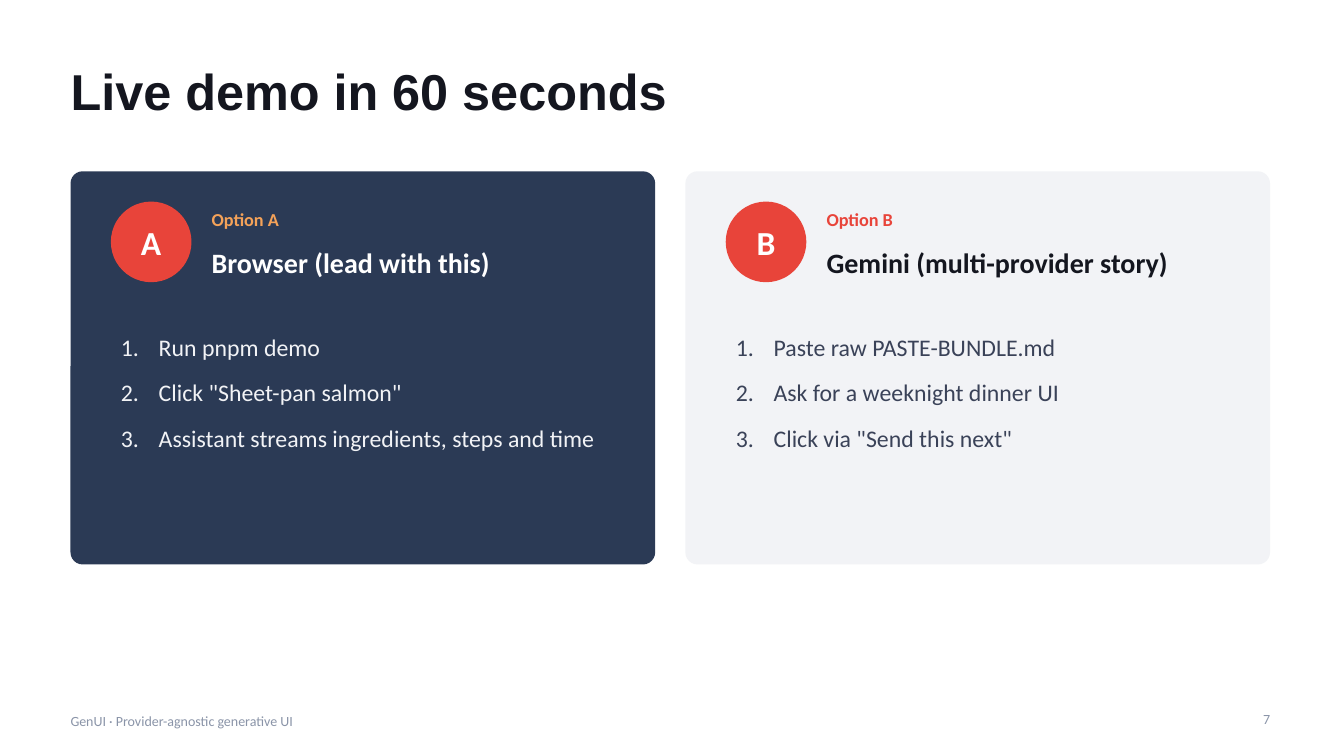
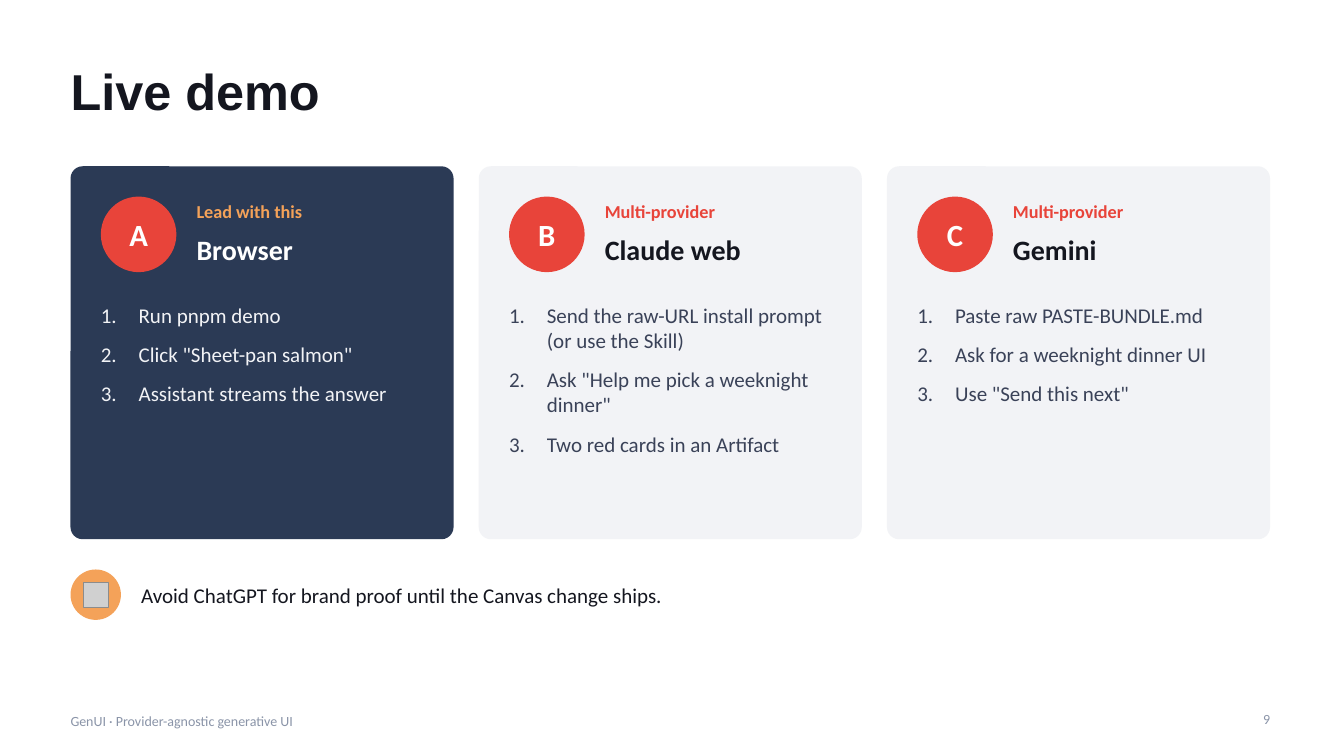
Before and after one commit to noahtan917/gen-ui, a slide deck: slide 9 of docs/GenUI-Presentation.pptx (slide 7 before the commit). Drawn at 1344x756 pixels with LibreOffice and Linux fonts; fonts in the diff are those of the drawing; grey boxes stand for pictures. Boxes give left, top, right and bottom in pixels: in the first picture for what was removed or moved away, otherwise in the second. Text is boxed around its words. In the diff, an @@ line names an element or a change of style, - is before the commit and + after.

Commit message:
Update presentation slides to reflect findings from manual testing of GenUI across various chat hosts. Enhance documentation with detailed observations on installation issues, UI rendering limitations, and interaction semantics. Revise slide titles and content for clarity, ensuring accurate representation of capabilities and constraints for each provider. Include new insights on the persistent Claude Skill and the necessity of raw URL installs for optimal functionality.

```diff
--- a/docs/GenUI-Presentation.pptx
+++ b/docs/GenUI-Presentation.pptx
@@ title at (x1=71, y1=73, x2=319, y2=111): text changed @@
-Live demo in 60 seconds
+Live demo
@@ rounded rectangle resized from (x1=71, y1=171, x2=655, y2=565) to (x1=71, y1=166, x2=454, y2=539) @@
@@ rounded rectangle at (x1=71, y1=166, x2=454, y2=539): proportions changed @@
@@ rounded rectangle added at (x1=479, y1=166, x2=862, y2=539), fill #F2F3F6 @@
@@ rounded rectangle at (x1=887, y1=166, x2=1270, y2=539): proportions changed @@
@@ rounded rectangle resized from (x1=686, y1=171, x2=1270, y2=565) to (x1=887, y1=166, x2=1270, y2=539) @@
@@ text "A" moved from (x1=141, y1=233, x2=161, y2=255) to (x1=129, y1=226, x2=148, y2=246) @@
@@ text "A" at (x1=129, y1=226, x2=148, y2=246): size 24 to 22 pt @@
@@ ellipse resized from (x1=111, y1=202, x2=192, y2=282) to (x1=101, y1=197, x2=176, y2=272) @@
@@ text at (x1=197, y1=205, x2=302, y2=218): text changed; size 20 to 13 pt; text colour #FFFFFF to #F4A259 @@
-Browser (lead with this)
+Lead with this
@@ text "B" at (x1=538, y1=226, x2=555, y2=246): size 24 to 22 pt @@
@@ text "B" moved from (x1=757, y1=233, x2=776, y2=255) to (x1=538, y1=226, x2=555, y2=246) @@
@@ ellipse added at (x1=509, y1=197, x2=585, y2=272), fill #E8443A @@
@@ text added at (x1=605, y1=205, x2=715, y2=221), 13 pt, text #E8443A, bold @@
+Multi-provider
@@ ellipse resized from (x1=726, y1=202, x2=807, y2=282) to (x1=918, y1=197, x2=993, y2=272) @@
@@ text at (x1=1013, y1=205, x2=1123, y2=221): text changed; size 20 to 13 pt; text colour #14161F to #E8443A @@
-Gemini (multi-provider story)
+Multi-provider
@@ text removed at (x1=212, y1=213, x2=279, y2=229) @@
-Option A
@@ text removed at (x1=827, y1=213, x2=893, y2=229) @@
-Option B
@@ text added at (x1=947, y1=226, x2=963, y2=246), 22 pt, text #FFFFFF, bold @@
+C
@@ text added at (x1=197, y1=242, x2=293, y2=260), 20 pt, text #FFFFFF, bold @@
+Browser
@@ text added at (x1=605, y1=240, x2=741, y2=260), 20 pt, text #14161F, bold @@
+Claude web
@@ text added at (x1=1013, y1=240, x2=1097, y2=261), 20 pt, text #14161F, bold @@
+Gemini
@@ text "Run pnpm demo" moved from (x1=159, y1=339, x2=594, y2=451) to (x1=139, y1=308, x2=387, y2=401) @@
@@ text at (x1=139, y1=308, x2=352, y2=366): size 17 to 15 pt in "Run pnpm demo", "Click "Sheet-pan salmon""; less space between paragraphs @@
@@ text added at (x1=547, y1=308, x2=822, y2=452), 15 pt, text #3A4258 @@
+1. Send the raw-URL install prompt (or use the Skill)
+2. Ask "Help me pick a weeknight dinner"
+3. Two red cards in an Artifact
@@ text "Paste raw PASTE-BUNDLE.md" moved from (x1=774, y1=339, x2=1059, y2=447) to (x1=955, y1=308, x2=1206, y2=401) @@
@@ text at (x1=955, y1=308, x2=1206, y2=366): size 17 to 15 pt in "Paste raw PASTE-BUNDLE.md", "Ask for a weeknight dinner UI"; less space between paragraphs @@
@@ text at (x1=139, y1=386, x2=387, y2=401): text changed; size 17 to 15 pt @@
-3. Assistant streams ingredients, steps and time
+3. Assistant streams the answer
@@ text at (x1=955, y1=386, x2=1129, y2=401): text changed; size 17 to 15 pt @@
-3. Click via "Send this next"
+3. Use "Send this next"
@@ ellipse added at (x1=71, y1=570, x2=121, y2=620), fill #F4A259 @@
@@ picture added at (x1=83, y1=583, x2=108, y2=608) @@
@@ text added at (x1=141, y1=588, x2=661, y2=607), 15 pt, text #14161F @@
+Avoid ChatGPT for brand proof until the Canvas change ships.
@@ page number at (x1=1263, y1=715, x2=1270, y2=724): text changed @@
-7
+9
```
Also in this commit, not shown: 3 other slides changed, 4 slides added, 2 slides removed, 1 other file.
